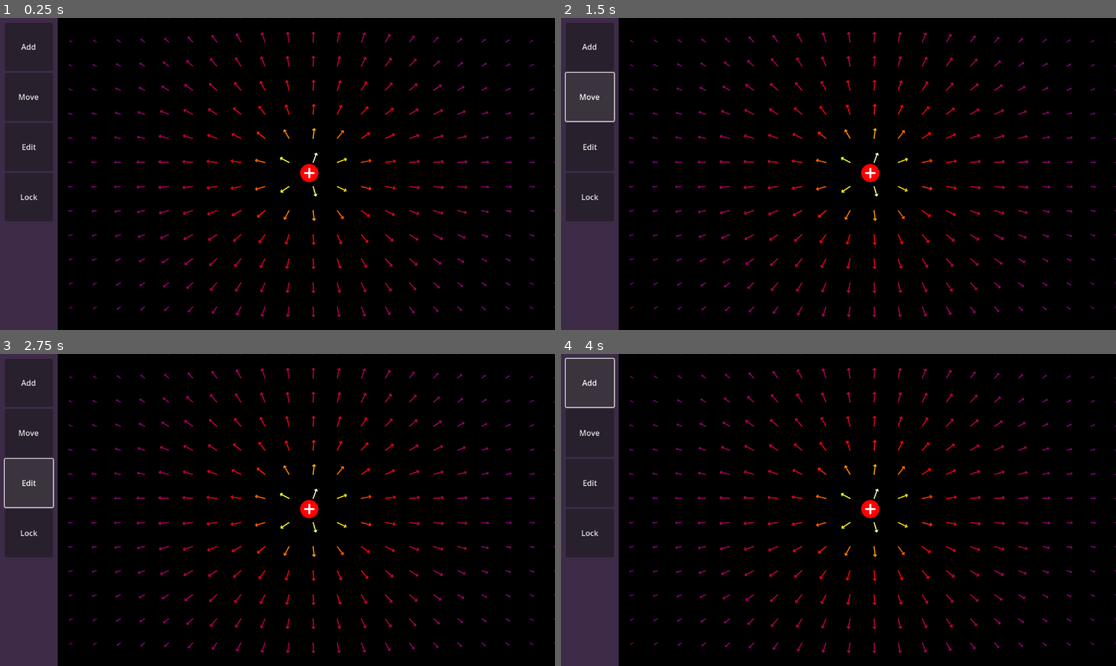
Above: before the commit, frames 1-4 (two rows, left to right).
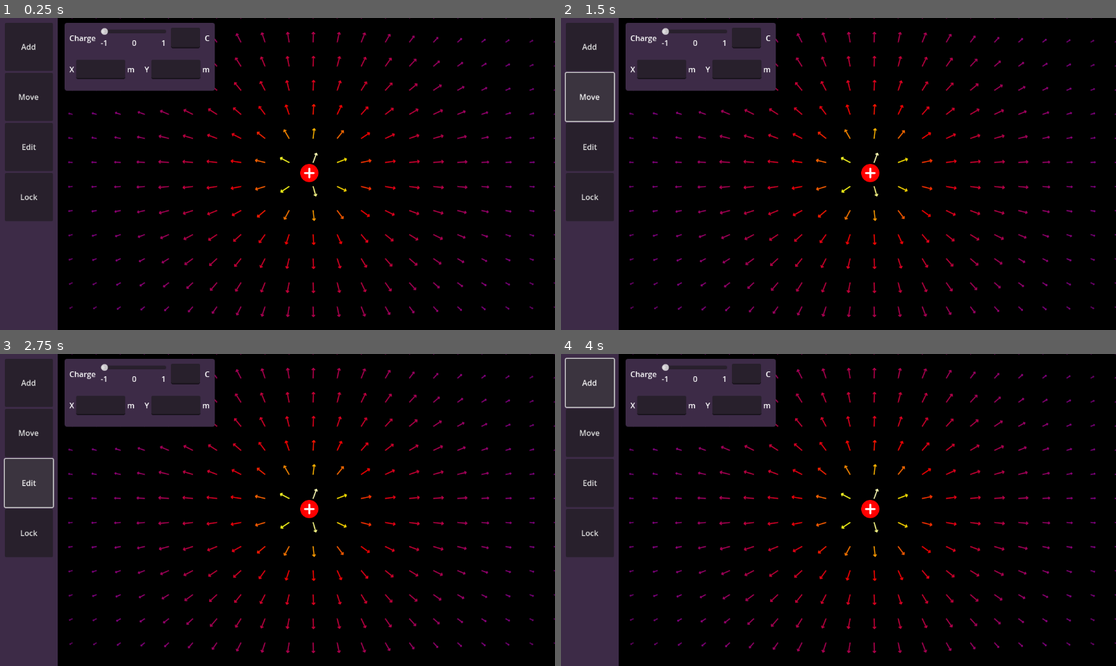
Above: after the commit, the same moments.

Repository: Raindeeru/electromagnetismsimulator
Game: Godot game, scene res://Scenes/world.tscn
Same seed, same stepped clock (60 frames per second), same inputs: the game is played once before the commit and once after it.
Inputs:
- Up to frame 1 (0.25 s): no input
- Up to frame 2 (1.5 s): click "Add" at 0.5 s; click "Move" at 1.25 s
- Up to frame 3 (2.75 s): click "Edit" at 2 s
- Up to frame 4 (4 s): click "Lock" at 2.75 s; click "Add" at 3.5 s

The runs differ from the first frame. In frame 1, 5.9% of the frame differs, in the area x 11-39%, y 1-24%; in frame 2, 5.9%; in frame 3, 5.9%; in frame 4, 5.9%.

Commit message:
ui that dont work yet

Diff:
--- /dev/null
+++ b/Resources/rounded_box.tres
@@ -0,0 +1,8 @@
+[gd_resource type="StyleBoxFlat" format=3 uid="uid://wey6e1qnmt0v"]
+
+[resource]
+bg_color = Color(0.239216, 0.168627, 0.278431, 1)
+corner_radius_top_left = 5
+corner_radius_top_right = 5
+corner_radius_bottom_right = 5
+corner_radius_bottom_left = 5
--- /dev/null
+++ b/Resources/world.tres
@@ -0,0 +1,4 @@
+[gd_resource type="StyleBoxFlat" format=3 uid="uid://b6jp2k8crttlx"]
+
+[resource]
+bg_color = Color(0.239216, 0.168627, 0.278431, 1)
--- a/Scenes/Renderer.gd
+++ b/Scenes/Renderer.gd
@@ -62,7 +62,6 @@
 			draw_line(field_label.position + field_vec_redcuced, field_label.position + arrow_end_1, arrow_color, 1, true)
 			draw_line(field_label.position + field_vec_redcuced, field_label.position + arrow_end_2, arrow_color, 1 , true)
 
-			print(scaled_point)
 
 			if scaled_point > max:
 				max = scaled_point
--- a/Scenes/world.tscn
+++ b/Scenes/world.tscn
@@ -1,11 +1,10 @@
-[gd_scene load_steps=5 format=3 uid="uid://br7w3pr08t5sa"]
+[gd_scene load_steps=6 format=3 uid="uid://br7w3pr08t5sa"]
 
 [ext_resource type="PackedScene" uid="uid://date34lajfywv" path="res://Scenes/particle.tscn" id="1_ksbmg"]
 [ext_resource type="Script" path="res://Scenes/ElectricField.gd" id="1_sn6j8"]
 [ext_resource type="Script" path="res://Scenes/Renderer.gd" id="3_bea0x"]
-
-[sub_resource type="StyleBoxFlat" id="StyleBoxFlat_jnt6u"]
-bg_color = Color(0.239216, 0.168627, 0.278431, 1)
+[ext_resource type="StyleBox" uid="uid://b6jp2k8crttlx" path="res://Resources/world.tres" id="4_v06ai"]
+[ext_resource type="StyleBox" uid="uid://wey6e1qnmt0v" path="res://Resources/rounded_box.tres" id="5_bhvrm"]
 
 [node name="World" type="Node2D"]
 
@@ -22,11 +21,11 @@
 [node name="Control" type="Control" parent="."]
 layout_mode = 3
 anchors_preset = 0
-offset_right = 1152.0
+offset_right = 1150.0
 offset_bottom = 648.0
 mouse_default_cursor_shape = 3
 
-[node name="HBoxContainer" type="HBoxContainer" parent="Control"]
+[node name="Screen" type="HBoxContainer" parent="Control"]
 layout_mode = 1
 anchors_preset = 15
 anchor_right = 1.0
@@ -34,12 +33,12 @@
 grow_horizontal = 2
 grow_vertical = 2
 
-[node name="Panel" type="Panel" parent="Control/HBoxContainer"]
+[node name="Particle Controls" type="Panel" parent="Control/Screen"]
 custom_minimum_size = Vector2(120, 0)
 layout_mode = 2
-theme_override_styles/panel = SubResource("StyleBoxFlat_jnt6u")
-
-[node name="MarginContainer" type="MarginContainer" parent="Control/HBoxContainer/Panel"]
+theme_override_styles/panel = ExtResource("4_v06ai")
+
+[node name="MarginContainer" type="MarginContainer" parent="Control/Screen/Particle Controls"]
 layout_mode = 1
 anchors_preset = 10
 anchor_right = 1.0
@@ -48,12 +47,12 @@
 theme_override_constants/margin_left = 10
 theme_override_constants/margin_top = 10
 
-[node name="Vbox" type="VBoxContainer" parent="Control/HBoxContainer/Panel/MarginContainer"]
+[node name="Vbox" type="VBoxContainer" parent="Control/Screen/Particle Controls/MarginContainer"]
 custom_minimum_size = Vector2(0, 100)
 layout_mode = 2
 size_flags_vertical = 4
 
-[node name="Add" type="Button" parent="Control/HBoxContainer/Panel/MarginContainer/Vbox"]
+[node name="Add" type="Button" parent="Control/Screen/Particle Controls/MarginContainer/Vbox"]
 custom_minimum_size = Vector2(100, 100)
 layout_mode = 2
 size_flags_horizontal = 0
@@ -61,32 +60,167 @@
 text = "Add
 "
 
-[node name="Move" type="Button" parent="Control/HBoxContainer/Panel/MarginContainer/Vbox"]
+[node name="Move" type="Button" parent="Control/Screen/Particle Controls/MarginContainer/Vbox"]
 custom_minimum_size = Vector2(100, 100)
 layout_mode = 2
 size_flags_horizontal = 0
 size_flags_vertical = 8
 text = "Move"
 
-[node name="Edit" type="Button" parent="Control/HBoxContainer/Panel/MarginContainer/Vbox"]
+[node name="Edit" type="Button" parent="Control/Screen/Particle Controls/MarginContainer/Vbox"]
 custom_minimum_size = Vector2(100, 100)
 layout_mode = 2
 size_flags_horizontal = 0
 size_flags_vertical = 8
 text = "Edit"
 
-[node name="Lock" type="Button" parent="Control/HBoxContainer/Panel/MarginContainer/Vbox"]
+[node name="Lock" type="Button" parent="Control/Screen/Particle Controls/MarginContainer/Vbox"]
 custom_minimum_size = Vector2(100, 100)
 layout_mode = 2
 size_flags_horizontal = 0
 size_flags_vertical = 8
 text = "Lock"
 
-[node name="Control" type="Control" parent="Control/HBoxContainer"]
-layout_mode = 2
-size_flags_horizontal = 3
+[node name="FieldBox" type="Control" parent="Control/Screen"]
+layout_mode = 2
+size_flags_horizontal = 3
+
+[node name="Charge Edit" type="MarginContainer" parent="Control/Screen/FieldBox"]
+layout_mode = 0
+offset_right = 332.0
+offset_bottom = 161.0
+theme_override_constants/margin_left = 10
+theme_override_constants/margin_top = 10
+theme_override_constants/margin_right = 10
+theme_override_constants/margin_bottom = 10
+
+[node name="Panel" type="Panel" parent="Control/Screen/FieldBox/Charge Edit"]
+layout_mode = 2
+theme_override_styles/panel = ExtResource("5_bhvrm")
+
+[node name="VBoxContainer" type="VBoxContainer" parent="Control/Screen/FieldBox/Charge Edit/Panel"]
+layout_mode = 1
+anchors_preset = 15
+anchor_right = 1.0
+anchor_bottom = 1.0
+grow_horizontal = 2
+grow_vertical = 2
+
+[node name="MarginContainer" type="MarginContainer" parent="Control/Screen/FieldBox/Charge Edit/Panel/VBoxContainer"]
+layout_mode = 2
+size_flags_horizontal = 3
+theme_override_constants/margin_left = 10
+theme_override_constants/margin_top = 10
+theme_override_constants/margin_right = 10
+theme_override_constants/margin_bottom = 10
+
+[node name="HBoxContainer" type="HBoxContainer" parent="Control/Screen/FieldBox/Charge Edit/Panel/VBoxContainer/MarginContainer"]
+custom_minimum_size = Vector2(0, 40)
+layout_mode = 2
+theme_override_constants/separation = 10
+
+[node name="Label" type="Label" parent="Control/Screen/FieldBox/Charge Edit/Panel/VBoxContainer/MarginContainer/HBoxContainer"]
+layout_mode = 2
+size_flags_horizontal = 0
+text = "Charge"
+
+[node name="VBoxContainer" type="VBoxContainer" parent="Control/Screen/FieldBox/Charge Edit/Panel/VBoxContainer/MarginContainer/HBoxContainer"]
+layout_mode = 2
+size_flags_horizontal = 3
+
+[node name="HSlider" type="HSlider" parent="Control/Screen/FieldBox/Charge Edit/Panel/VBoxContainer/MarginContainer/HBoxContainer/VBoxContainer"]
+layout_mode = 2
+size_flags_horizontal = 3
+size_flags_vertical = 4
+
+[node name="HBoxContainer" type="HBoxContainer" parent="Control/Screen/FieldBox/Charge Edit/Panel/VBoxContainer/MarginContainer/HBoxContainer/VBoxContainer"]
+layout_mode = 2
+size_flags_stretch_ratio = 0.75
+
+[node name="Label" type="Label" parent="Control/Screen/FieldBox/Charge Edit/Panel/VBoxContainer/MarginContainer/HBoxContainer/VBoxContainer/HBoxContainer"]
+layout_mode = 2
+text = "-1"
+
+[node name="Control" type="Control" parent="Control/Screen/FieldBox/Charge Edit/Panel/VBoxContainer/MarginContainer/HBoxContainer/VBoxContainer/HBoxContainer"]
+layout_mode = 2
+size_flags_horizontal = 3
+
+[node name="Label2" type="Label" parent="Control/Screen/FieldBox/Charge Edit/Panel/VBoxContainer/MarginContainer/HBoxContainer/VBoxContainer/HBoxContainer"]
+layout_mode = 2
+size_flags_horizontal = 4
+text = "0
+"
+
+[node name="Control2" type="Control" parent="Control/Screen/FieldBox/Charge Edit/Panel/VBoxContainer/MarginContainer/HBoxContainer/VBoxContainer/HBoxContainer"]
+layout_mode = 2
+size_flags_horizontal = 3
+
+[node name="Label3" type="Label" parent="Control/Screen/FieldBox/Charge Edit/Panel/VBoxContainer/MarginContainer/HBoxContainer/VBoxContainer/HBoxContainer"]
+layout_mode = 2
+size_flags_horizontal = 8
+text = "1"
+
+[node name="TextEdit" type="TextEdit" parent="Control/Screen/FieldBox/Charge Edit/Panel/VBoxContainer/MarginContainer/HBoxContainer"]
+custom_minimum_size = Vector2(60, 0)
+layout_mode = 2
+
+[node name="Label2" type="Label" parent="Control/Screen/FieldBox/Charge Edit/Panel/VBoxContainer/MarginContainer/HBoxContainer"]
+layout_mode = 2
+size_flags_horizontal = 0
+text = "C"
+
+[node name="MarginContainer2" type="MarginContainer" parent="Control/Screen/FieldBox/Charge Edit/Panel/VBoxContainer"]
+layout_mode = 2
+size_flags_horizontal = 3
+theme_override_constants/margin_left = 10
+theme_override_constants/margin_top = 10
+theme_override_constants/margin_right = 10
+theme_override_constants/margin_bottom = 10
+
+[node name="HBoxContainer" type="HBoxContainer" parent="Control/Screen/FieldBox/Charge Edit/Panel/VBoxContainer/MarginContainer2"]
+custom_minimum_size = Vector2(0, 40)
+layout_mode = 2
+theme_override_constants/separation = 20
+
+[node name="HBoxContainer" type="HBoxContainer" parent="Control/Screen/FieldBox/Charge Edit/Panel/VBoxContainer/MarginContainer2/HBoxContainer"]
+layout_mode = 2
+size_flags_horizontal = 3
+
+[node name="Label" type="Label" parent="Control/Screen/FieldBox/Charge Edit/Panel/VBoxContainer/MarginContainer2/HBoxContainer/HBoxContainer"]
+layout_mode = 2
+size_flags_horizontal = 0
+text = "X"
+
+[node name="TextEdit" type="TextEdit" parent="Control/Screen/FieldBox/Charge Edit/Panel/VBoxContainer/MarginContainer2/HBoxContainer/HBoxContainer"]
+custom_minimum_size = Vector2(60, 0)
+layout_mode = 2
+size_flags_horizontal = 3
+
+[node name="Label2" type="Label" parent="Control/Screen/FieldBox/Charge Edit/Panel/VBoxContainer/MarginContainer2/HBoxContainer/HBoxContainer"]
+layout_mode = 2
+size_flags_horizontal = 0
+text = "m"
+
+[node name="HBoxContainer2" type="HBoxContainer" parent="Control/Screen/FieldBox/Charge Edit/Panel/VBoxContainer/MarginContainer2/HBoxContainer"]
+layout_mode = 2
+size_flags_horizontal = 3
+
+[node name="Label" type="Label" parent="Control/Screen/FieldBox/Charge Edit/Panel/VBoxContainer/MarginContainer2/HBoxContainer/HBoxContainer2"]
+layout_mode = 2
+size_flags_horizontal = 0
+text = "Y"
+
+[node name="TextEdit" type="TextEdit" parent="Control/Screen/FieldBox/Charge Edit/Panel/VBoxContainer/MarginContainer2/HBoxContainer/HBoxContainer2"]
+custom_minimum_size = Vector2(60, 0)
+layout_mode = 2
+size_flags_horizontal = 3
+
+[node name="Label2" type="Label" parent="Control/Screen/FieldBox/Charge Edit/Panel/VBoxContainer/MarginContainer2/HBoxContainer/HBoxContainer2"]
+layout_mode = 2
+size_flags_horizontal = 0
+text = "m"
 
 [connection signal="added_signal" from="ElectricField" to="Renderer" method="_on_electric_field_added_signal"]
-[connection signal="pressed" from="Control/HBoxContainer/Panel/MarginContainer/Vbox/Add" to="ElectricField" method="_on_add_pressed"]
-[connection signal="mouse_entered" from="Control/HBoxContainer/Control" to="ElectricField" method="_on_control_mouse_entered"]
-[connection signal="mouse_exited" from="Control/HBoxContainer/Control" to="ElectricField" method="_on_control_mouse_exited"]
+[connection signal="pressed" from="Control/Screen/Particle Controls/MarginContainer/Vbox/Add" to="ElectricField" method="_on_add_pressed"]
+[connection signal="mouse_entered" from="Control/Screen/FieldBox" to="ElectricField" method="_on_control_mouse_entered"]
+[connection signal="mouse_exited" from="Control/Screen/FieldBox" to="ElectricField" method="_on_control_mouse_exited"]
